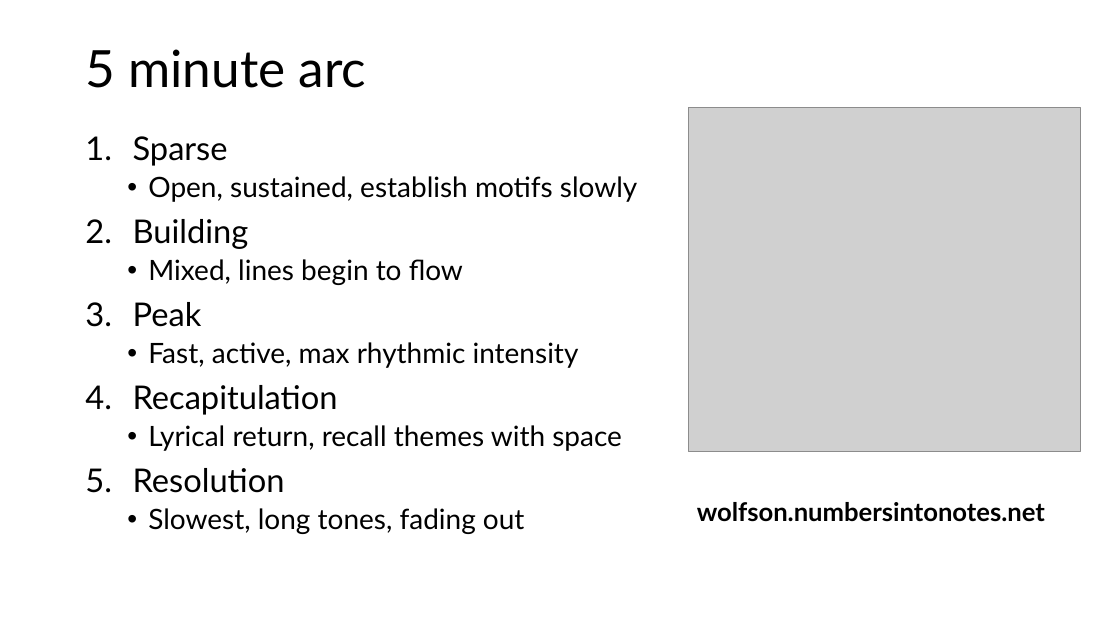
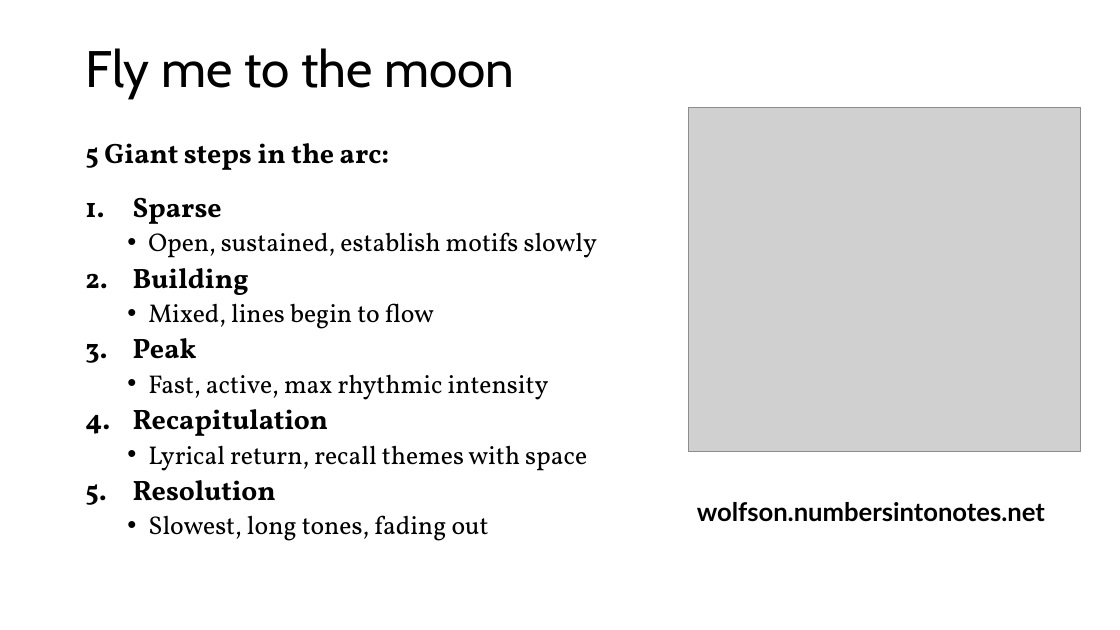
Before and after one commit to davidderoure/wolfson, a slide deck: slide 4 of docs/wolfson.pptx. Drawn at 1120x630 pixels with LibreOffice and Linux fonts; fonts in the diff are those of the drawing; grey boxes stand for pictures. Boxes give left, top, right and bottom in pixels: in the first picture for what was removed or moved away, otherwise in the second. Text is boxed around its words. In the diff, an @@ line names an element or a change of style, - is before the commit and + after.

```diff
--- a/docs/wolfson.pptx
+++ b/docs/wolfson.pptx
@@ title at bbox=[85, 48, 514, 98]: text changed; font Lato to Cabin @@
-5 minute arc
+Fly me to the moon
@@ text at bbox=[85, 143, 390, 170]: paragraph added @@
+5 Giant steps in the arc:
@@ text at bbox=[133, 197, 597, 541]: size 28 to 24 pt, bold on in "Sparse", "Building", "Peak", "Recapitulation" and 1 more places; font Lato to Vollkorn; size 24 to 22 pt in "Open, sustained, establish motifs slowly", "Mixed, lines begin to flow", "Fast, active, max rhythmic intensity", "Lyrical return, recall themes with space" and 1 more places; line spacing 0.9 to 1.1; less space between paragraphs @@
```
Also in this commit, not shown: 6 other slides changed, 3 slides added, 1 slide removed, 1 other file.
